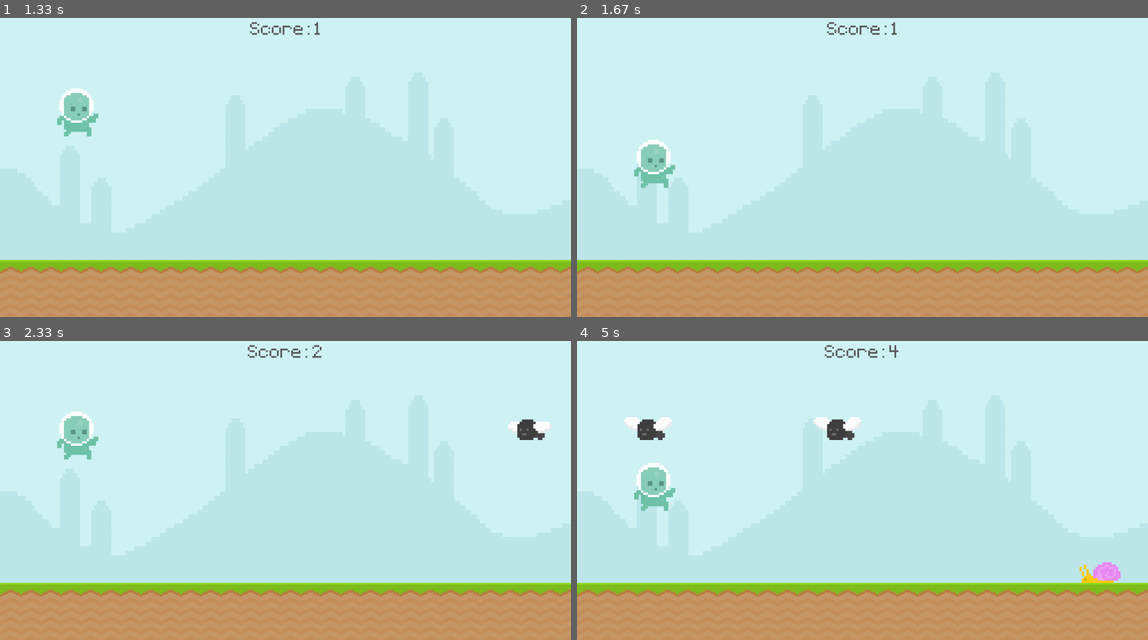
Above: before the commit, frames 1-4 (two rows, left to right).
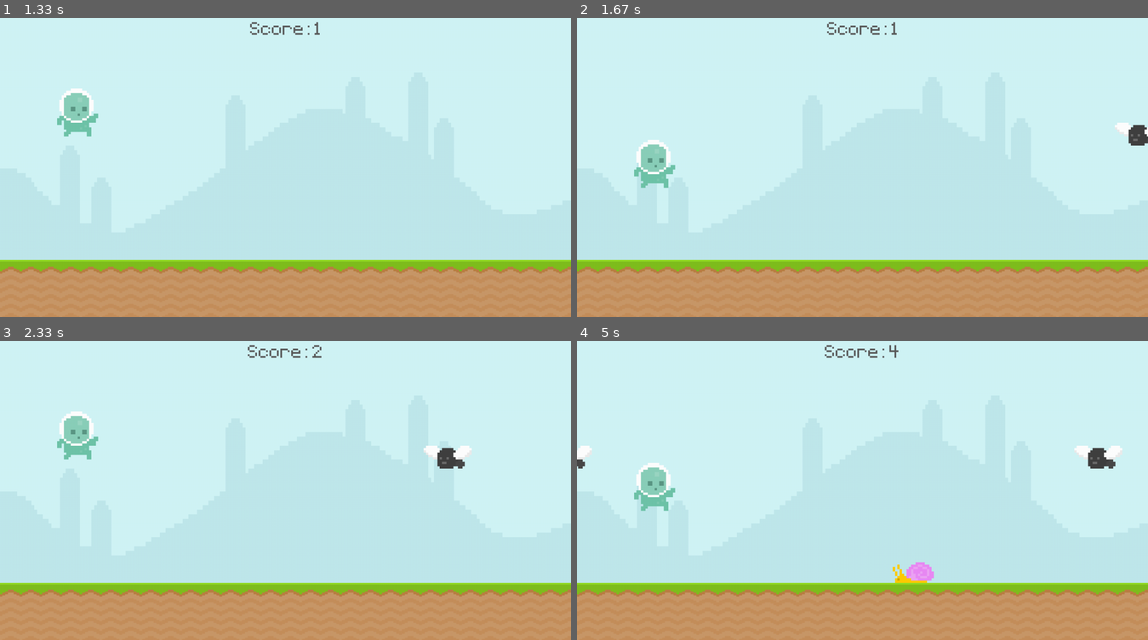
Above: after the commit, the same moments.

Repository: tokitou-san/Pygame-intro
Game: pygame game, started from main.py
Two runs of this game, one before a commit and one after it. Both use one fixed random seed, a clock stepped at 60 frames per second and the inputs below.
Inputs:
- Up to frame 1 (1.33 s): tap Space at 0.33, 0.73, 1.03, 1.23 s
- Up to frame 2 (1.67 s): tap Space at 1.57 s
- Up to frame 3 (2.33 s): tap Space at 1.87, 2.07 s
- Up to frame 4 (5 s): tap Space at 2.37, 2.63, 3.4, 3.8, 4.1, 4.87 s

Frame 1 is identical in both runs. In frame 2, 0.3% of the frame differs, in the area x 94-100%, y 35-43%; in frame 3, 0.8%; in frame 4, 2.2%, in the area x 0-96%, y 25-81%.

Commit message:
refactor (major): add Obstacle sprite class

Diff:
--- a/main.py
+++ b/main.py
@@ -1,6 +1,6 @@
 import pygame
 from sys import exit
-from random import randint
+from random import randint, choice
 
 class Player(pygame.sprite.Sprite):
 	def __init__(self) -> None:
@@ -21,8 +21,7 @@
 
 	def player_input(self):
 		keys = pygame.key.get_pressed()
-		if keys[pygame.K_SPACE] and self.rect.bottom >= 500:
-			self.gravity = -22
+		if keys[pygame.K_SPACE] and self.rect.bottom >= 500: self.gravity = -22
 
 	def player_gravity(self):
 		self.gravity += 1
@@ -41,6 +40,40 @@
 		self.player_gravity()
 		self.player_animation()
 
+class Obstacle(pygame.sprite.Sprite):
+	def __init__(self, type: str) -> None:
+		super().__init__()
+
+		if type == "snail":
+			snail_frame_1 = pygame.image.load("graphics/Snail/snail1.png").convert_alpha()
+			snail_frame_2 = pygame.image.load("graphics/Snail/snail2.png").convert_alpha()
+			self.frames = [snail_frame_1, snail_frame_2]
+			y_pos = 500
+			self.speed = 4
+		else:
+			fly_frame_1 = pygame.image.load("graphics/Fly/Fly1.png")
+			fly_frame_2 = pygame.image.load("graphics/Fly/Fly2.png")
+			self.frames = [fly_frame_1, fly_frame_2]
+			y_pos = 300
+			self.speed = 5
+
+		self.animation_index = 0
+		self.image = self.frames[self.animation_index]
+		self.rect = self.image.get_rect(midbottom = (randint(1000, 1100), y_pos))
+
+	def obstacle_animation(self):
+		self.animation_index += 0.1
+		if self.animation_index >= len(self.frames): self.animation_index = 0
+		self.image = self.frames[int(self.animation_index)]
+
+	def obstacle_movement(self):
+		self.rect.x -= self.speed
+
+	def update(self):
+		self.obstacle_animation()
+		self.obstacle_movement()
+
+
 def update_score() -> int:
 	current_time = int(pygame.time.get_ticks() / 1000) - game_time
 	score_surface = text_surface.render(f"Score: {current_time}", False, "#5A5A5A")
@@ -48,20 +81,6 @@
 	screen.blit(score_surface, score_rect)
 
 	return current_time
-
-def obstacle_movement(obstacle_rect_list) -> list:
-	if obstacle_rect_list:
-		for obstacle_rect in obstacle_rect_list:
-			if obstacle_rect.bottom == 500:
-				obstacle_rect.x -= snail_speed
-				screen.blit(snail_surface, obstacle_rect)
-			else:
-				obstacle_rect.x -= fly_speed
-				screen.blit(fly_surface, obstacle_rect)
-
-		obstacle_rect_list = [obstacle_rect for obstacle_rect in obstacle_rect_list if obstacle_rect.x > -100]
-		return obstacle_rect_list
-	else: return []
 
 def collisions(player, obstacles) -> str:
 	if obstacles:
@@ -87,28 +106,11 @@
 ground_surface = pygame.image.load("graphics/Ground.png").convert()
 ground_surface = pygame.transform.scale(ground_surface, (1000, 100))
 
-# Obstacles
-obstacle_rect_list = []
-
-# Snail
-snail_frame_1 = pygame.image.load("graphics/Snail/snail1.png").convert_alpha()
-snail_frame_2 = pygame.image.load("graphics/Snail/snail2.png").convert_alpha()
-snail_frames = [snail_frame_1, snail_frame_2]
-snail_index = 0
-snail_surface = snail_frames[snail_index]
-snail_speed = 4
-
-# Fly
-fly_frame_1 = pygame.image.load("graphics/Fly/Fly1.png")
-fly_frame_2 = pygame.image.load("graphics/Fly/Fly2.png")
-fly_frames = [fly_frame_1, fly_frame_2]
-fly_index = 0
-fly_surface = fly_frames[fly_index]
-fly_speed = 5
-
 # Groups
 player = pygame.sprite.GroupSingle()
 player.add(Player())
+
+obstacles = pygame.sprite.Group()
 
 # Timer
 obstacle_event = pygame.USEREVENT + 1
@@ -134,39 +136,26 @@
 				game_time = int(pygame.time.get_ticks() / 1000)
 
 		if game_state == "playing":
-			if event.type == obstacle_event:
-				if randint(0, 1):
-					obstacle_rect_list.append(snail_surface.get_rect(midbottom = (randint(1000, 1200), 500)))
-				else:
-					obstacle_rect_list.append(fly_surface.get_rect(midbottom = (randint(1000, 1200), 250)))
-
-			if event.type == snail_timer:
-				if snail_index == 0: snail_index = 1
-				else: snail_index = 0
-				snail_surface = snail_frames[snail_index]
-
-			if event.type == fly_timer:
-				if fly_index == 0: fly_index = 1
-				else: fly_index = 0
-				fly_surface = fly_frames[fly_index]
+			if event.type == obstacle_event: obstacles.add(Obstacle(type=choice(["snail", "fly"])))
 
 	if game_state == "playing":
 		screen.blit(sky_surface, (0, 0))
 		screen.blit(ground_surface, (0, 500))
 		# Score
 		score = update_score()
-		# Obstacles
-		obstacle_rect_list = obstacle_movement(obstacle_rect_list)
 
 		# Player
 		player.draw(screen)
 		player.update()
 
+		# Obstacles
+		obstacles.draw(screen)
+		obstacles.update()
+
 		# Game over
 		# game_state = collisions(player.get_rect(), obstacle_rect_list)
 
 	elif game_state == "over":
-		obstacle_rect_list.clear()
 		screen.fill("Black")
 
 		game_over_text_surface = text_surface.render("Game Over!", False, "White")
